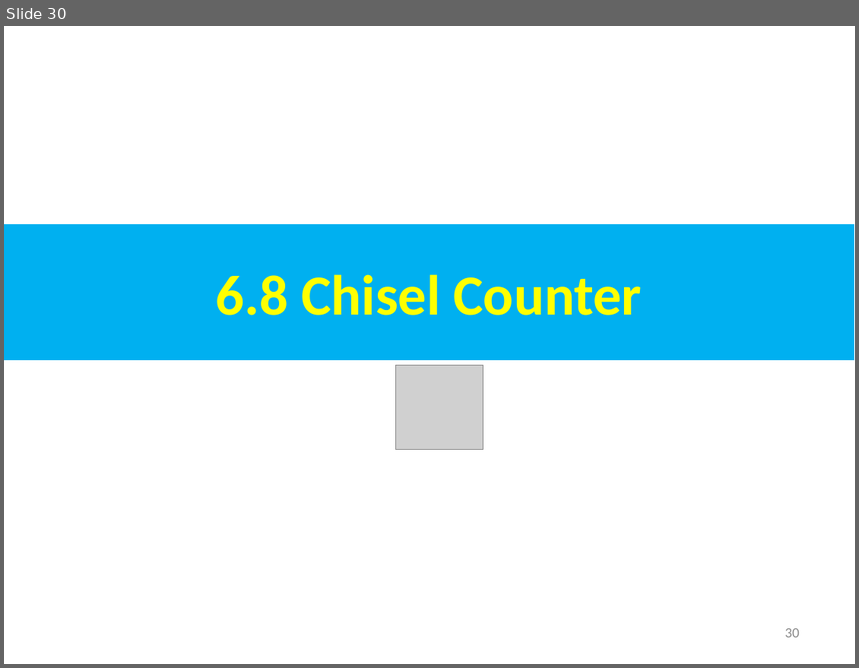
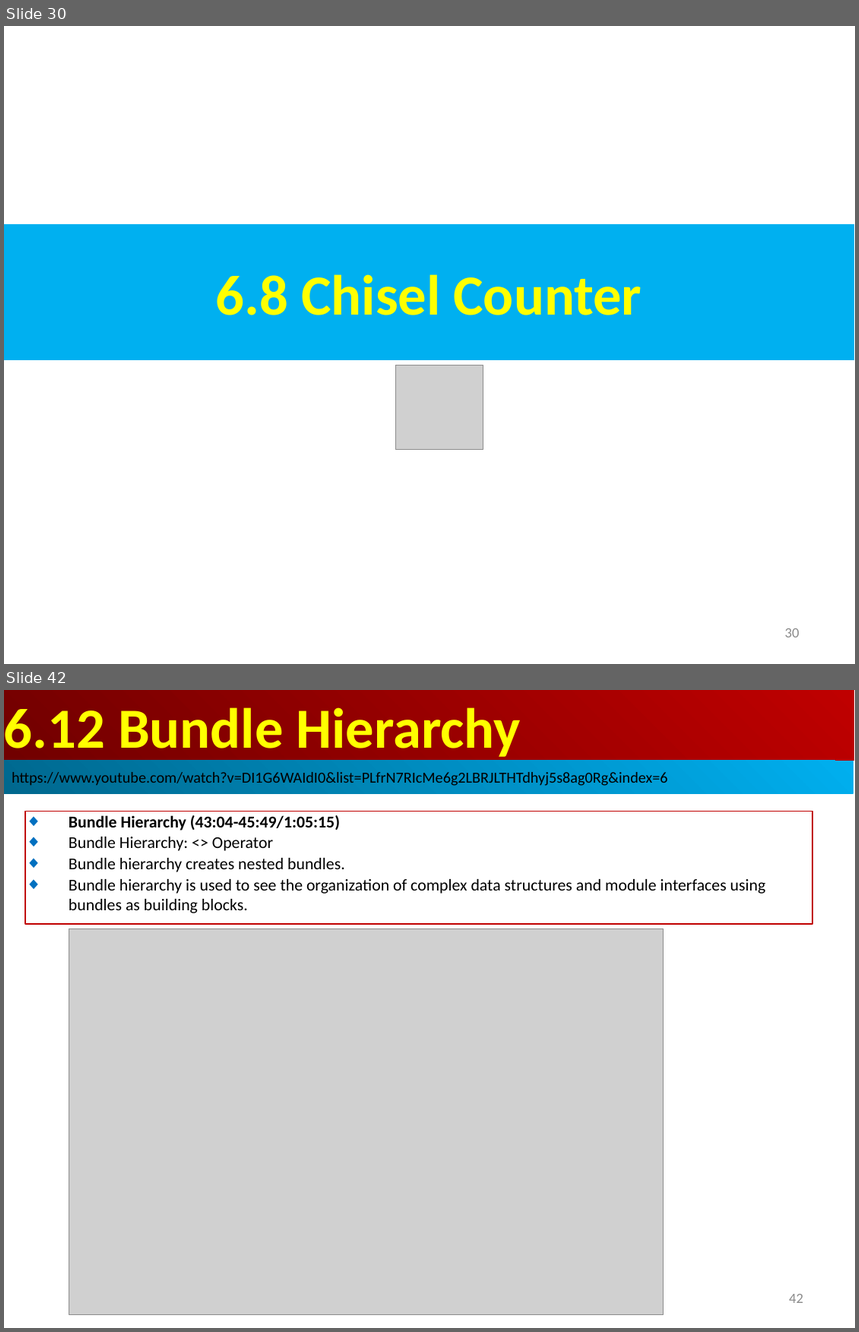
Before and after one commit to peterhchen/AIU_CS800_Chisel, a slide deck: 500_UCSC_HWD/006_Encap/000_Video/006.Encap.ppt. Shown one above the other, each under a label of ours: slide 30 before the commit, slides 30 and 42 after it; the slides between them are not shown. The pictures are 859x668 and 859x1332 pixels, drawn with LibreOffice and Linux fonts; fonts in the diff are those of the drawing; grey boxes stand for pictures. Boxes give left, top, right and bottom in pixels: in the first picture for what was removed or moved away, otherwise in the second. Text is boxed around its words. In the diff, an @@ line names an element or a change of style, - is before the commit and + after.

```diff
--- a/500_UCSC_HWD/006_Encap/000_Video/006.Encap.ppt
+++ b/500_UCSC_HWD/006_Encap/000_Video/006.Encap.ppt
@@ slide 42 added at bbox=[4, 690, 855, 1328], background #FFFFFF @@
@@ rectangle added at bbox=[4, 690, 854, 761], fill gradient #BF0000 to #710000, 48 pt, text #FFFF00, bold @@
+6.12 Bundle Hierarchy
@@ rectangle added at bbox=[4, 761, 854, 794], fill gradient #00AFEF to #00688E, 13 pt, text #000000 @@
+https://www.youtube.com/watch?v=DI1G6WAIdI0&list=PLfrN7RIcMe6g2LBRJLTHTdhyj5s8ag0Rg&index=6
@@ rectangle added at bbox=[25, 811, 813, 924], outline #C00000 0.74 pt, 14 pt, text #000000 @@
+◆ Bundle Hierarchy (43:04-45:49/1:05:15)
+◆ Bundle Hierarchy: <> Operator
+◆ Bundle hierarchy creates nested bundles.
+◆ Bundle hierarchy is used to see the organization of complex data structures and module interfaces using bundles as building blocks.
@@ picture added at bbox=[69, 929, 664, 1315] @@
@@ page number added at bbox=[789, 1294, 804, 1303], 12 pt, text #8B8B8B @@
+42
```
Also in this commit, not shown: 21 slides changed, 20 other slides added.
